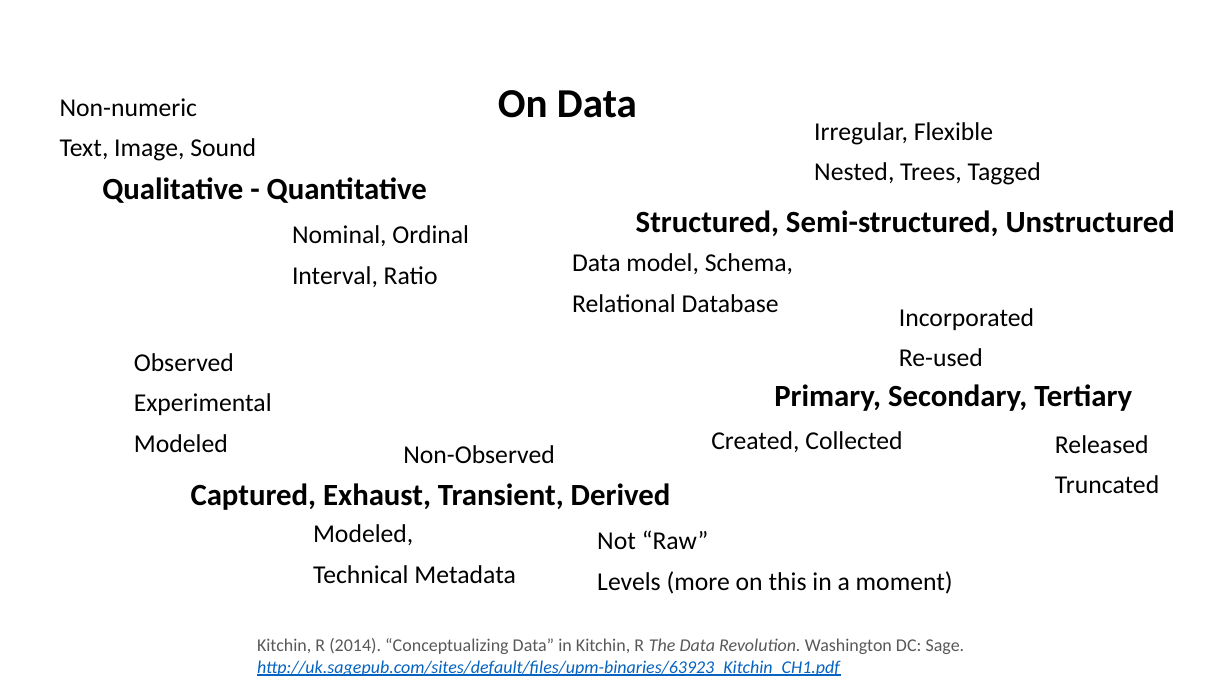
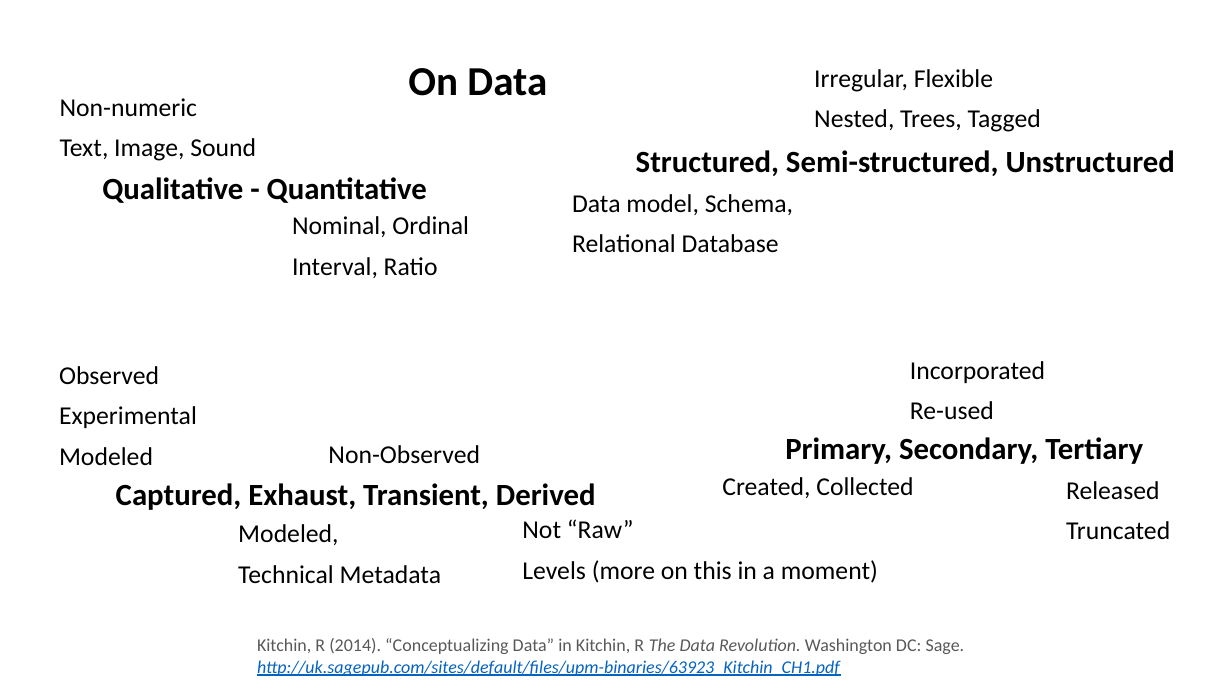
Before and after one commit to tibbben/teaching.data.literacy, a slide deck: slide 8 of UM_DataManagementClass/Lessons/03/03_firstMeeting.pptx (slide 7 before the commit). Drawn at 1232x693 pixels with LibreOffice and Linux fonts; fonts in the diff are those of the drawing. Boxes give left, top, right and bottom in pixels: in the first picture for what was removed or moved away, otherwise in the second. Text is boxed around its words. In the diff, an @@ line names an element or a change of style, - is before the commit and + after.

```diff
--- a/UM_DataManagementClass/Lessons/03/03_firstMeeting.pptx
+++ b/UM_DataManagementClass/Lessons/03/03_firstMeeting.pptx
@@ title "On Data": place and size @@
-title "On Data" at <box>498,90,637,118</box>
+title "On Data" at <box>408,68,547,96</box>
@@ text "Irregular, Flexible": place and size @@
-text "Irregular, Flexible" at <box>814,122,1041,185</box>
+text "Irregular, Flexible" at <box>814,69,1041,132</box>
@@ text "Structured, Semi-structured, Unstructured": place and size @@
-text "Structured, Semi-structured, Unstructured" at <box>636,210,1175,236</box>
+text "Structured, Semi-structured, Unstructured" at <box>636,150,1175,176</box>
@@ text "Nominal, Ordinal": place and size @@
-text "Nominal, Ordinal" at <box>292,225,469,287</box>
+text "Nominal, Ordinal" at <box>292,216,469,278</box>
@@ text "Data model, Schema,": place and size @@
-text "Data model, Schema," at <box>572,253,793,313</box>
+text "Data model, Schema," at <box>572,194,793,253</box>
@@ text "Observed": place and size @@
-text "Observed" at <box>134,353,272,452</box>
+text "Observed" at <box>59,366,197,465</box>
@@ text "Incorporated" rewrapped from <box>899,348,983,367</box> to <box>910,361,1045,420</box> @@
@@ 3 texts: place and size @@
-3 texts at <box>191,445,671,584</box>
+3 texts at <box>116,445,596,583</box>
@@ text "Primary, Secondary, Tertiary": place and size @@
-text "Primary, Secondary, Tertiary" at <box>774,384,1132,411</box>
+text "Primary, Secondary, Tertiary" at <box>785,437,1143,464</box>
@@ text "Created, Collected": place and size @@
-text "Created, Collected" at <box>711,431,902,452</box>
+text "Created, Collected" at <box>722,477,913,498</box>
@@ text "Released": place and size @@
-text "Released" at <box>1055,435,1159,494</box>
+text "Released" at <box>1066,481,1170,540</box>
@@ text "Not “Raw”": place and size @@
-text "Not “Raw”" at <box>597,530,953,594</box>
+text "Not “Raw”" at <box>522,519,878,583</box>
```
Also in this commit, not shown: 2 other slides changed, 3 slides added, 1 other file.
